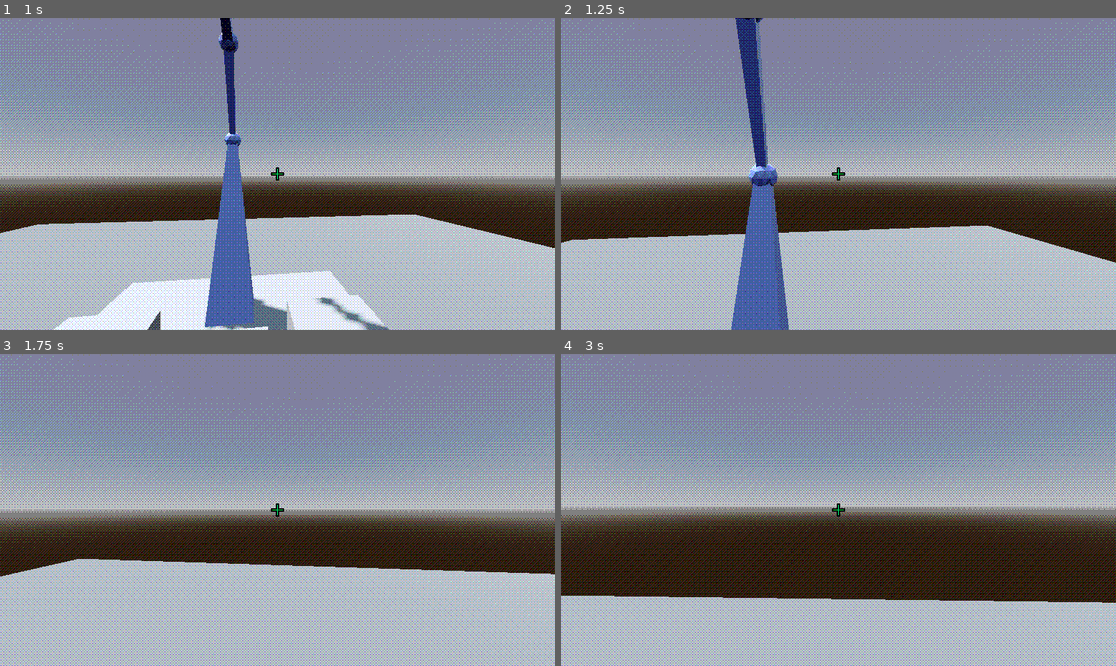
Above: before the commit, frames 1-4 (two rows, left to right).
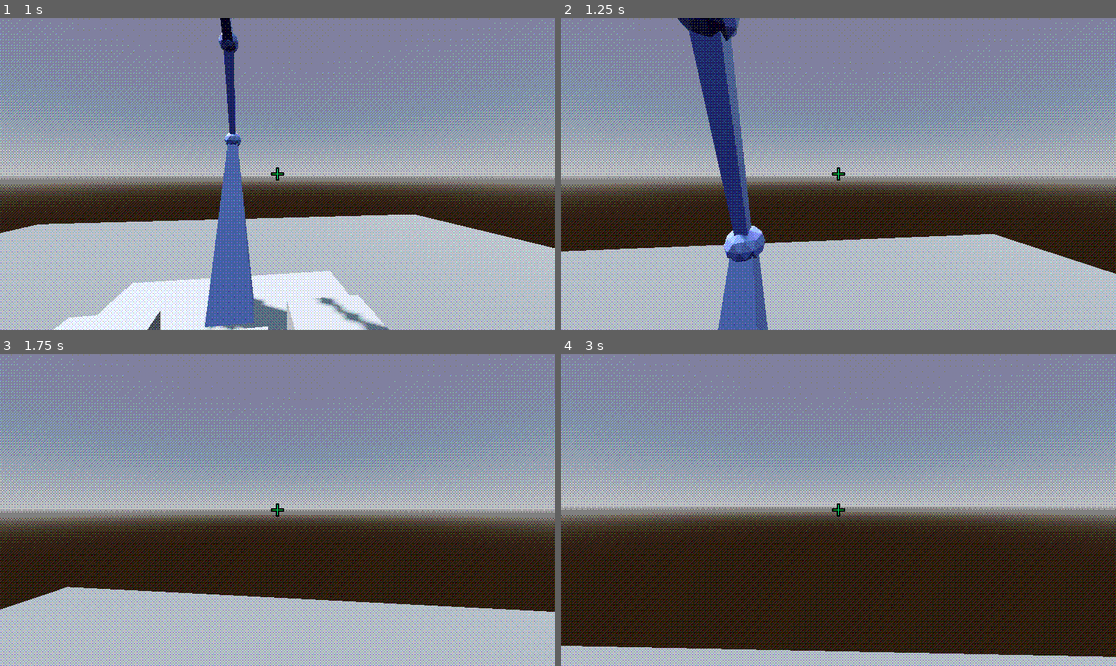
Above: after the commit, the same moments.

Repository: anniesanap/COMP-360-Group-2-Assignment-4
Game: Godot game, scene res://root.tscn
Same seed, same stepped clock (60 frames per second), same inputs: the game is played once before the commit and once after it.
Inputs (mouse positions are in pixels of both pictures, inside the frame that each line leads up to):
- Up to frame 1 (1 s): move the mouse to (305, 174) at 0.52 s; hold W (move_forward) from 0.53 s (still down); hold E (interact) from 0.53 s (still down); tap Space (jump) at 0.77 s
- Up to frame 2 (1.25 s): keep holding W (move_forward); keep holding E (interact)
- Up to frame 3 (1.75 s): keep holding W (move_forward); move the mouse to (249, 510) at 1.27 s; release E (interact) at 1.28 s; tap E (interact) at 1.35 s; tap Space (jump) at 1.52 s
- Up to frame 4 (3 s): keep holding W (move_forward); move the mouse to (849, 503) at 2.02 s; hold E (interact) 2.03-2.78 s; move the mouse to (832, 516) at 2.77 s; tap E (interact) at 2.85 s

Frame 1 is identical in both runs. In frame 2, 11% of the frame differs, in the area x 0-100%, y 0-100%; in frame 3, 10%; in frame 4, 17%, in the area x 0-100%, y 77-98%.
Error in both runs: Invalid operands 'Object' and 'int' in operator '=='. (res://root.gd:10)

Commit message:
Add greyboxing for coin and oranges

Diff:
--- a/root.tscn
+++ b/root.tscn
@@ -41,14 +41,14 @@
 [sub_resource type="BoxMesh" id="BoxMesh_bkhtn"]
 size = Vector3(0.7, 0.4, 0.7)
 
-[sub_resource type="BoxShape3D" id="BoxShape3D_5fpw1"]
-size = Vector3(0.7, 0.4, 0.7)
-
-[sub_resource type="BoxShape3D" id="BoxShape3D_jts43"]
-size = Vector3(0.7, 0.4, 0.7)
-
-[sub_resource type="BoxShape3D" id="BoxShape3D_2erlp"]
-size = Vector3(0.7, 0.4, 0.7)
+[sub_resource type="ConvexPolygonShape3D" id="ConvexPolygonShape3D_7tchg"]
+points = PackedVector3Array(-0.35, 0.2, -0.35, -0.35, -0.2, -0.35, 0.35, -0.2, -0.35, 0.35, 0.2, -0.35)
+
+[sub_resource type="ConvexPolygonShape3D" id="ConvexPolygonShape3D_c6bic"]
+points = PackedVector3Array(-0.35, 0.2, 0.35, -0.35, -0.2, 0.35, 0.35, -0.2, 0.35, 0.35, 0.2, 0.35)
+
+[sub_resource type="ConvexPolygonShape3D" id="ConvexPolygonShape3D_xr2vu"]
+points = PackedVector3Array(-0.35, 0.2, 0.35, -0.35, 0.2, -0.35, 0.35, 0.2, 0.35, 0.35, 0.2, -0.35)
 
 [sub_resource type="StandardMaterial3D" id="StandardMaterial3D_n82ij"]
 resource_name = "metal_mat"
@@ -609,8 +609,14 @@
 mesh = SubResource("BoxMesh_bkhtn")
 skeleton = NodePath("../..")
 
-[node name="bowl1collision" type="CollisionShape3D" parent="bowl1"]
-shape = SubResource("BoxShape3D_5fpw1")
+[node name="collisionWall" type="CollisionShape3D" parent="bowl1"]
+shape = SubResource("ConvexPolygonShape3D_7tchg")
+
+[node name="collisionWall2" type="CollisionShape3D" parent="bowl1"]
+shape = SubResource("ConvexPolygonShape3D_c6bic")
+
+[node name="collisionTop" type="CollisionShape3D" parent="bowl1"]
+shape = SubResource("ConvexPolygonShape3D_xr2vu")
 
 [node name="bowl2" type="RigidBody3D" parent="." groups=["bowls"]]
 transform = Transform3D(1, 0, 0, 0, 1, 0, 0, 0, 1, 0, 1, 0)
@@ -620,8 +626,14 @@
 mesh = SubResource("BoxMesh_bkhtn")
 skeleton = NodePath("../..")
 
-[node name="bowl2collision" type="CollisionShape3D" parent="bowl2"]
-shape = SubResource("BoxShape3D_jts43")
+[node name="collisionWall" type="CollisionShape3D" parent="bowl2"]
+shape = SubResource("ConvexPolygonShape3D_7tchg")
+
+[node name="collisionWall2" type="CollisionShape3D" parent="bowl2"]
+shape = SubResource("ConvexPolygonShape3D_c6bic")
+
+[node name="collisionTop" type="CollisionShape3D" parent="bowl2"]
+shape = SubResource("ConvexPolygonShape3D_xr2vu")
 
 [node name="bowl3" type="RigidBody3D" parent="." groups=["bowls"]]
 transform = Transform3D(1, 0, 0, 0, 1, 0, 0, 0, 1, 0.3, 1, 0.9)
@@ -631,8 +643,14 @@
 mesh = SubResource("BoxMesh_bkhtn")
 skeleton = NodePath("../..")
 
-[node name="bowl3collision" type="CollisionShape3D" parent="bowl3"]
-shape = SubResource("BoxShape3D_2erlp")
+[node name="collisionWall" type="CollisionShape3D" parent="bowl3"]
+shape = SubResource("ConvexPolygonShape3D_7tchg")
+
+[node name="collisionWall2" type="CollisionShape3D" parent="bowl3"]
+shape = SubResource("ConvexPolygonShape3D_c6bic")
+
+[node name="collisionTop" type="CollisionShape3D" parent="bowl3"]
+shape = SubResource("ConvexPolygonShape3D_xr2vu")
 
 [node name="arm" type="Node3D" parent="."]
 transform = Transform3D(-4.37114e-08, 0, 1, 0, 1, 0, -1, 0, -4.37114e-08, 1.2, 0.8, 0)
